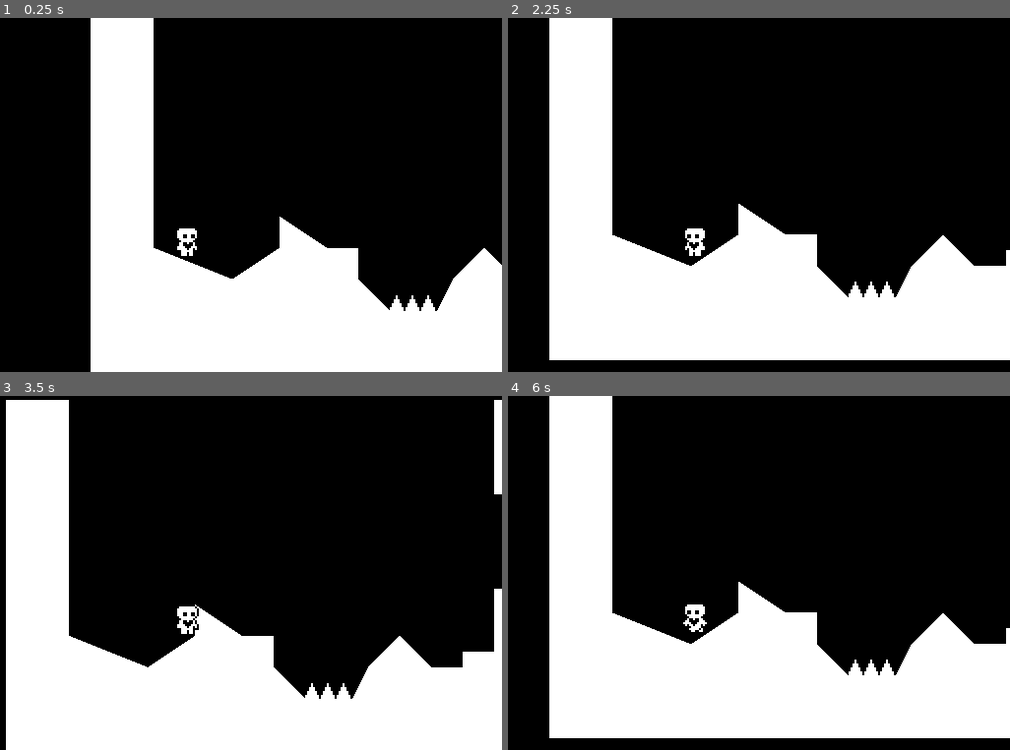
Above: before the commit, frames 1-4 (two rows, left to right).
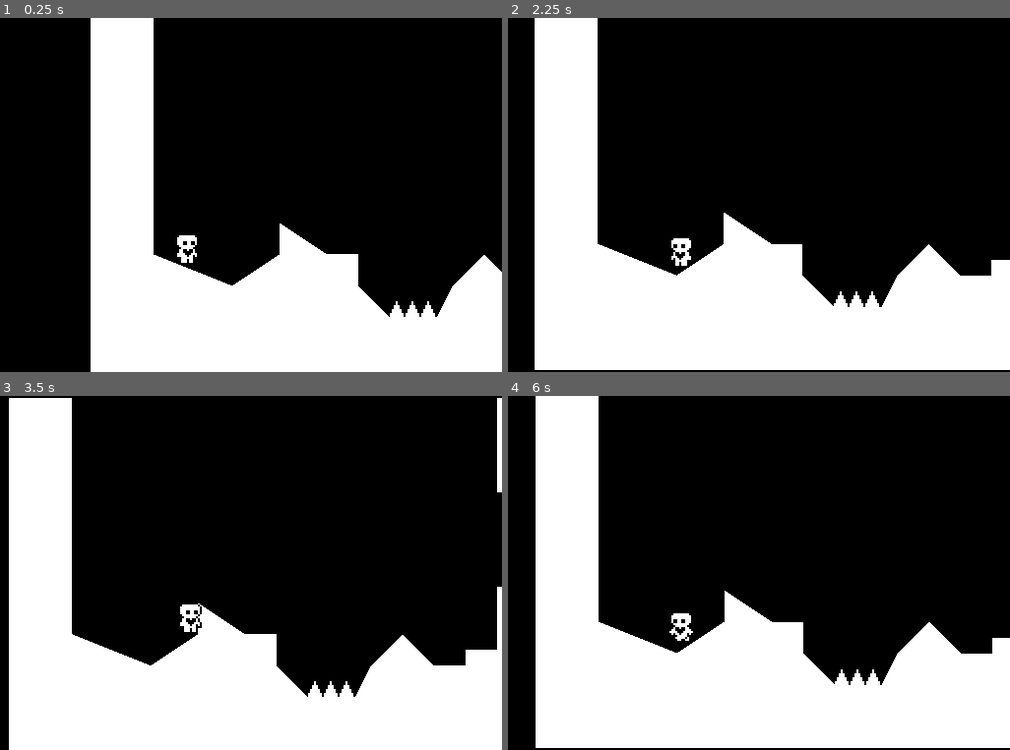
Above: after the commit, the same moments.

Repository: joferrer5/HeartPlatformerGame
Game: Godot game, scene res://world.tscn
Same seed, same stepped clock (60 frames per second), same inputs: the game is played once before the commit and once after it.
Inputs:
- Up to frame 1 (0.25 s): no input
- Up to frame 2 (2.25 s): tap Enter (ui_accept) at 0.5, 0.77, 1.52 s; hold Right (ui_right) 0.53-2.03 s; hold Left (ui_left) from 2.03 s (still down)
- Up to frame 3 (3.5 s): release Left (ui_left) at 2.78 s; hold Right (ui_right) from 2.78 s (still down); tap Enter (ui_accept) at 3.02 s
- Up to frame 4 (6 s): tap Enter (ui_accept) at 3.77, 4.52 s; release Right (ui_right) at 4.28 s; hold Left (ui_left) 4.28-5.03 s; hold Right (ui_right) 5.03-5.78 s; hold Left (ui_left) from 5.78 s (still down)

The runs differ from the first frame. In frame 1, 1.5% of the frame differs, in the area x 30-100%, y 56-85%; in frame 2, 11%, in the area x 5-100%, y 0-100%; in frame 3, 2.2%; in frame 4, 10%.

Commit message:
Progress Check #5

Diff:
--- a/player.gd
+++ b/player.gd
@@ -8,6 +8,7 @@
 
 @onready var animated_sprite_2d = $AnimatedSprite2D
 @onready var Coyote_jump_timer = $CoyotejumpTimer
+@onready var starting_position = global_position
 
 func _physics_process(delta):
 	apply_gravity(delta)
@@ -84,4 +85,4 @@
 		animated_sprite_2d.play("jump")
 
 func _on_hazard_detector_area_entered(area):
-	queue_free()
+	global_position = starting_position
--- a/player.tscn
+++ b/player.tscn
@@ -106,6 +106,8 @@
 
 [node name="Camera2D" type="Camera2D" parent="."]
 position = Vector2(0, -32)
+position_smoothing_enabled = true
+position_smoothing_speed = 10.0
 
 [node name="HazardDetector" type="Area2D" parent="."]
 collision_layer = 0
--- a/spikes.tscn
+++ b/spikes.tscn
@@ -13,4 +13,8 @@
 scale = Vector2(414.932, 37.1004)
 
 [node name="CollisionPolygon2D" type="CollisionPolygon2D" parent="HazardArea"]
-scale = Vector2(1, 1)
+polygon = PackedVector2Array(0, 0, 0.0072301, -0.161723, 0.00964013, -0.161723, 0.0168702, 0, 0.0168702, 0)
+
+[node name="CollisionPolygon2D2" type="CollisionPolygon2D" parent="HazardArea"]
+position = Vector2(0.0192803, 0)
+polygon = PackedVector2Array(0, 0, 0.0072301, -0.161723, 0.00964013, -0.161723, 0.0168702, 0, 0.0168702, 0)
